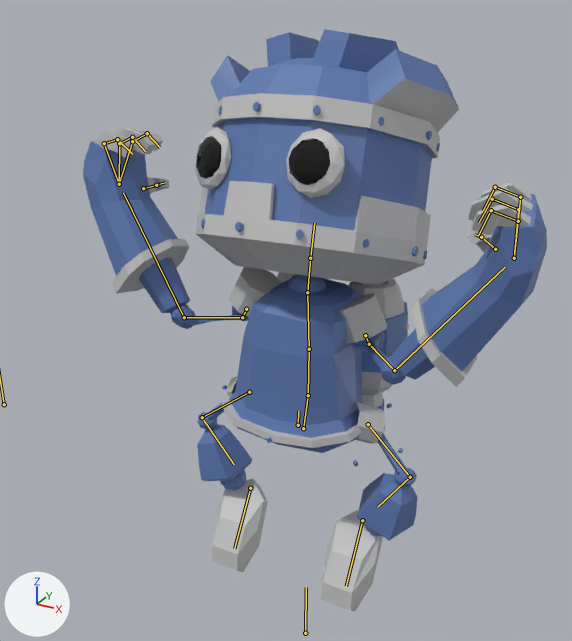
A saved change to the glTF model graphics/gtlf2/robot/Robot.glb.
Before and after are seen from a 50 mm lens placed at (3.01, -5.74, 6.67), pointed at (-0.29, 0.26, 3.68). The axes (+X, +Y, +Z) are drawn at lower left. The lights are the same throughout. Both versions are drawn at frame 0 of the action 'Robot_Jump'; the numbers are the values there. The bones that bend it are drawn over the model as lines.

In view in the first picture: 'Arm.R', 'Foot.L', 'Foot.R', 'Hand.L', 'Hand.R', 'Head', 'Jetpack', 'LowerLeg.L', 'LowerLeg.R', 'Torso'.
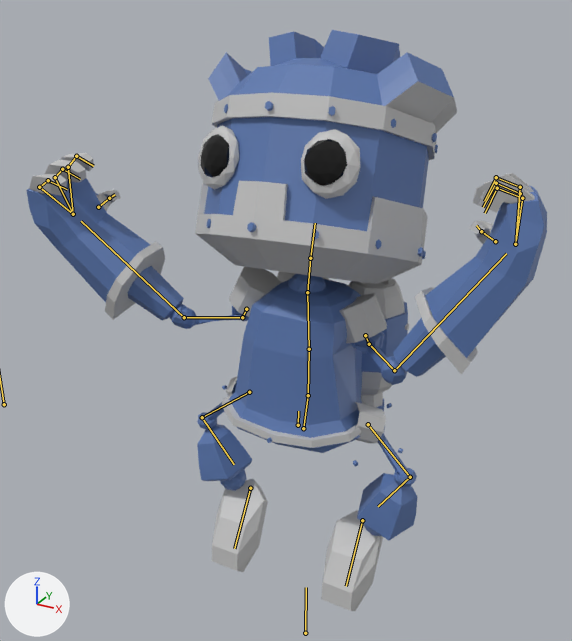
Pixel boxes [x1, y1, x2, y2] of what changed, in the pictures (572 x 641 px):
'Head', posed: before [195, 29, 459, 284]; after [195, 30, 457, 284]
'Hand.R', posed (46% wider, 9% shorter): before [83, 128, 190, 313]; after [27, 153, 184, 321]
'Hand.L', posed: before [392, 182, 547, 387]; after [393, 173, 547, 377]
'Arm.R', posed: before [170, 305, 240, 329]; after [170, 304, 240, 329]
bone 'Head', root to tip: before (310, 258) to (314, 223); after (310, 258) to (315, 223)
bone 'LowerArm.L', root to tip: before (394, 370) to (505, 267); after (394, 370) to (506, 253)
bone 'LowerArm.R', root to tip: before (184, 317) to (123, 193); after (184, 317) to (81, 221)

The change in detail:
Bone 'Head' (bone_head) turns from (-3, -7, 0) to (-3, 0, 0) degrees about its own x, y and z.
Bone 'LowerArm.L' (bone_lowerarm_l) turns from (23, 66, -45) to (32, 62, -48) degrees about its own x, y and z.
Bone 'LowerArm.R' (bone_lowerarm_r) turns from (-31, -53, 98) to (-38, -73, 89) degrees about its own x, y and z.
